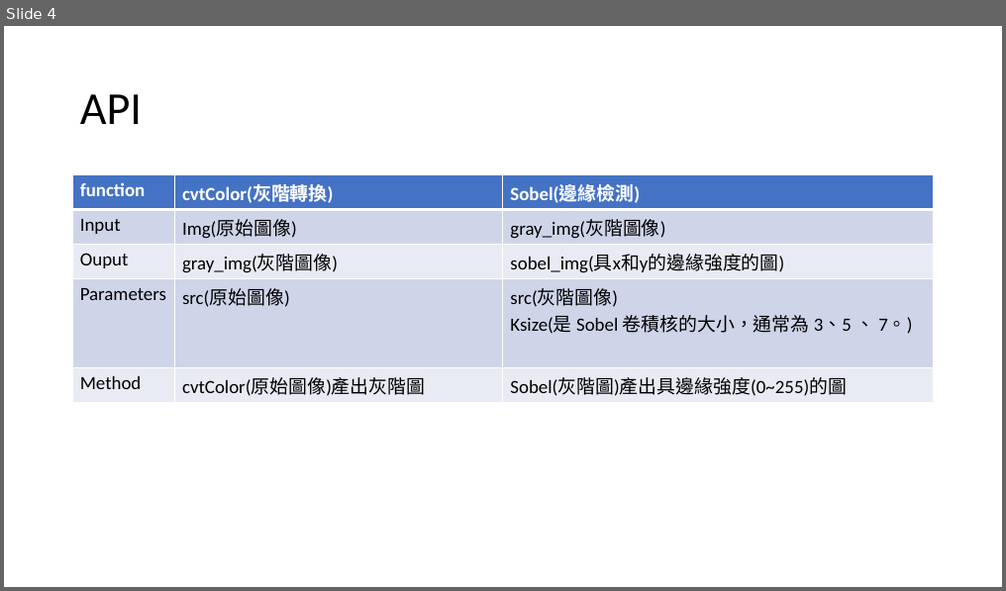
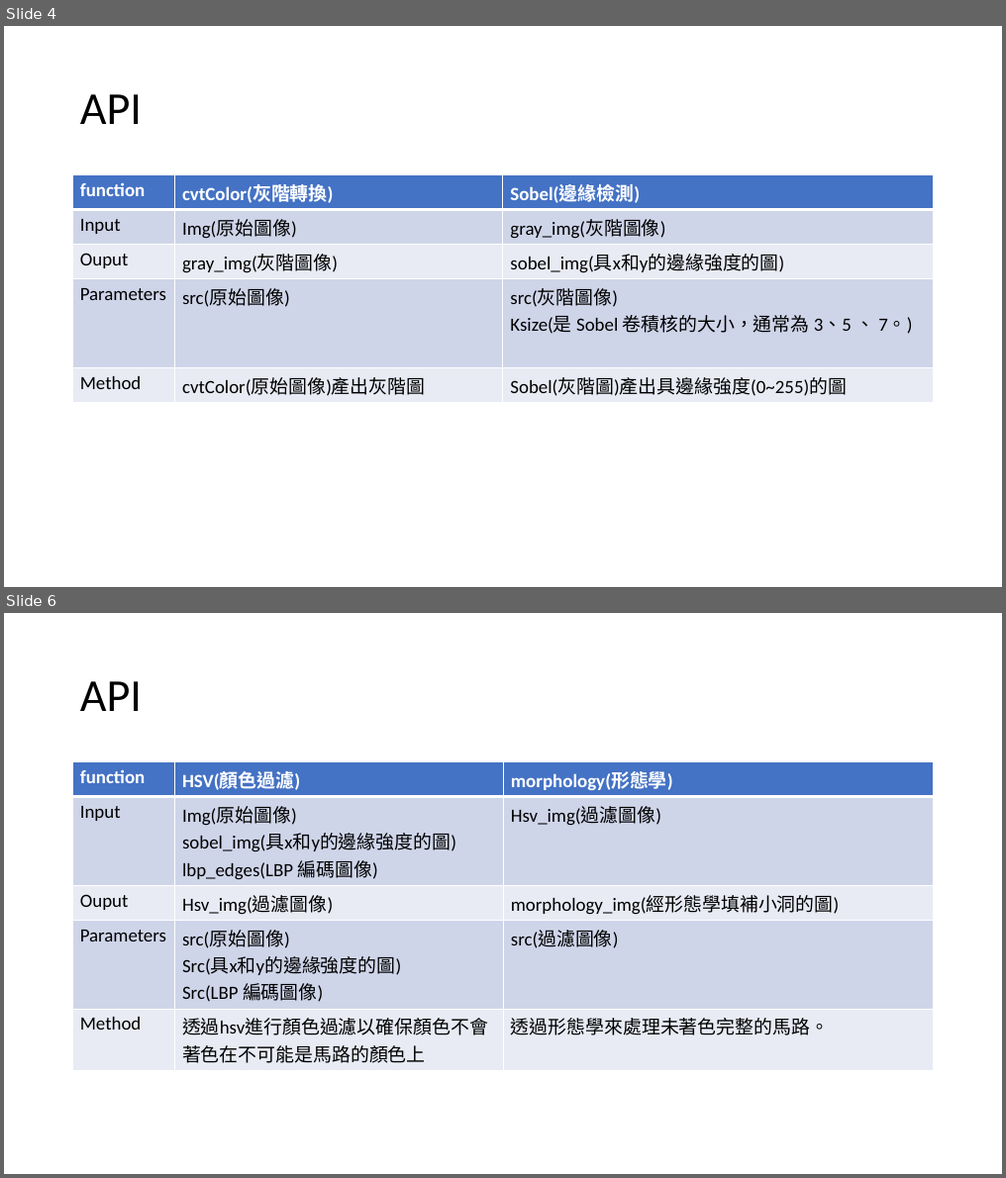
Before and after one commit to Pikapie167/hw1, a slide deck: api.pptx. Shown one above the other, each under a label of ours: slide 4 before the commit, slides 4 and 6 after it; the slides between them are not shown. The pictures are 1006x591 and 1006x1178 pixels, drawn with LibreOffice and Linux fonts; fonts in the diff are those of the drawing. Boxes give left, top, right and bottom in pixels: in the first picture for what was removed or moved away, otherwise in the second. Text is boxed around its words. In the diff, an @@ line names an element or a change of style, - is before the commit and + after.

```diff
--- a/api.pptx
+++ b/api.pptx
@@ slide 6 added at (4, 613, 1002, 1174), background #FFFFFF @@
@@ title added at (80, 681, 142, 711), 44 pt, text #000000 @@
+API
@@ table added at (73, 762, 935, 1067), 5 rows, 3 columns @@
+function | HSV(顏色過濾) | morphology(形態學)
+Input | Img(原始圖像) / sobel_img(具x和y的邊緣強度的圖) / lbp_edges(LBP 編碼圖像) | Hsv_img(過濾圖像)
+Ouput | Hsv_img(過濾圖像) | morphology_img(經形態學填補小洞的圖)
+Parameters | src(原始圖像) / Src(具x和y的邊緣強度的圖) / Src(LBP 編碼圖像) | src(過濾圖像)
+Method | 透過hsv進行顏色過濾以確保顏色不會著色在不可能是馬路的顏色上 | 透過形態學來處理未著色完整的馬路。
```
Also in this commit, not shown: 3 slides changed.
